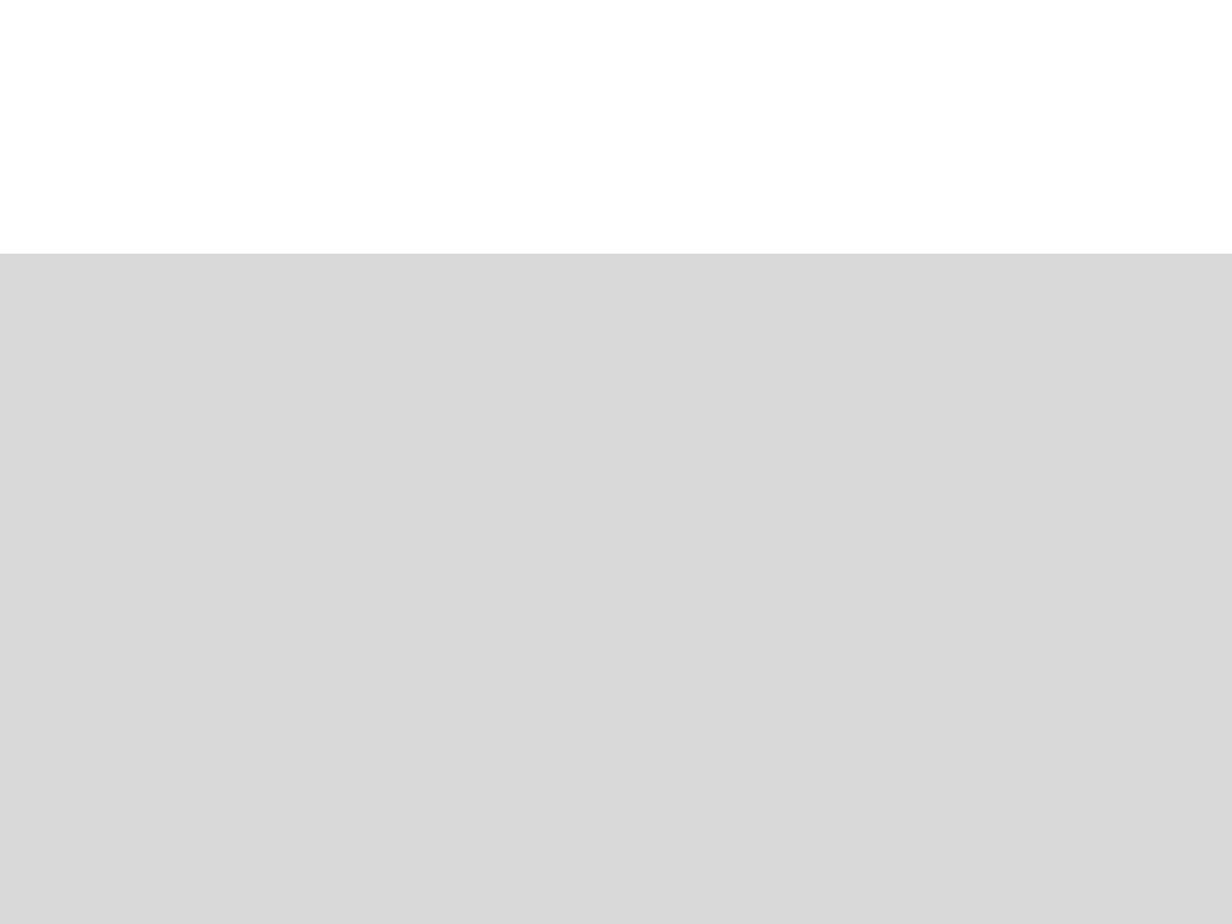
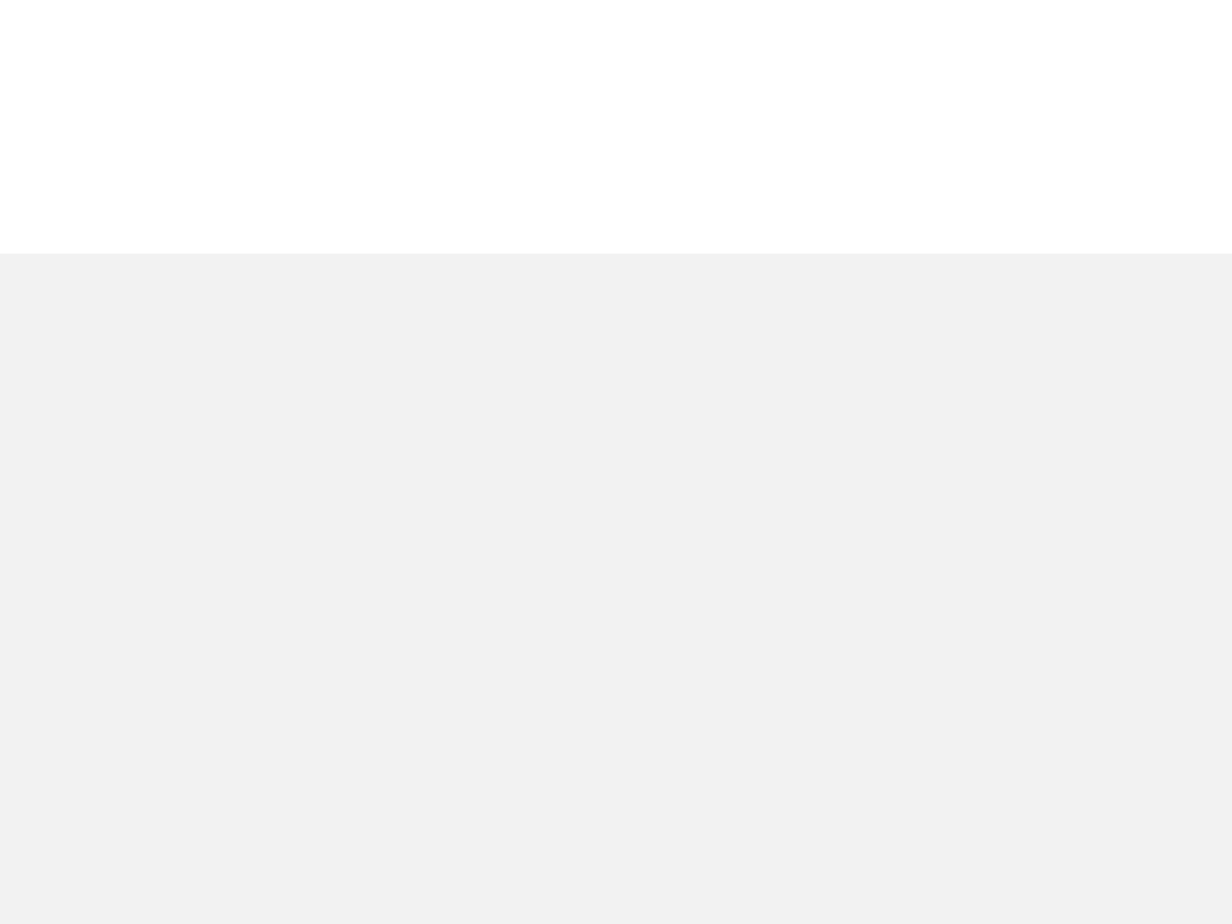
Before and after one commit to asRodelgo/ReportGenerators, a slide deck: slide 4 of entrepreneurship_styles.pptx. Drawn at 1232x924 pixels with LibreOffice and Linux fonts; fonts in the diff are those of the drawing. Boxes give left, top, right and bottom in pixels: in the first picture for what was removed or moved away, otherwise in the second. Text is boxed around its words. In the diff, an @@ line names an element or a change of style, - is before the commit and + after.

```diff
--- a/entrepreneurship_styles.pptx
+++ b/entrepreneurship_styles.pptx
@@ rectangle at (0, 254, 1232, 924): fill #D9D9D9 to #F2F2F2 @@
```
Also in this commit, not shown: 2 other slides changed, 24 other files.
